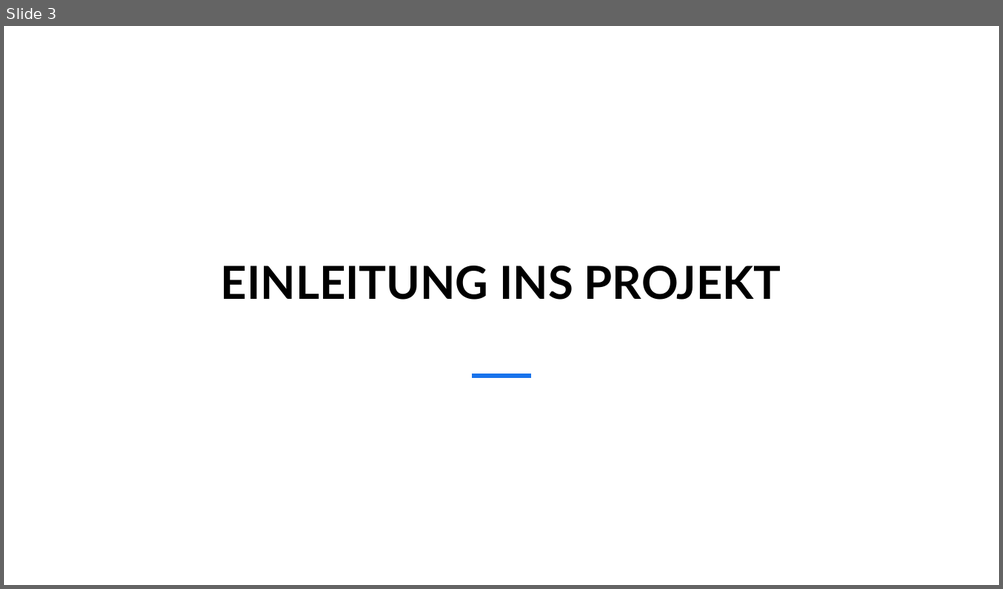
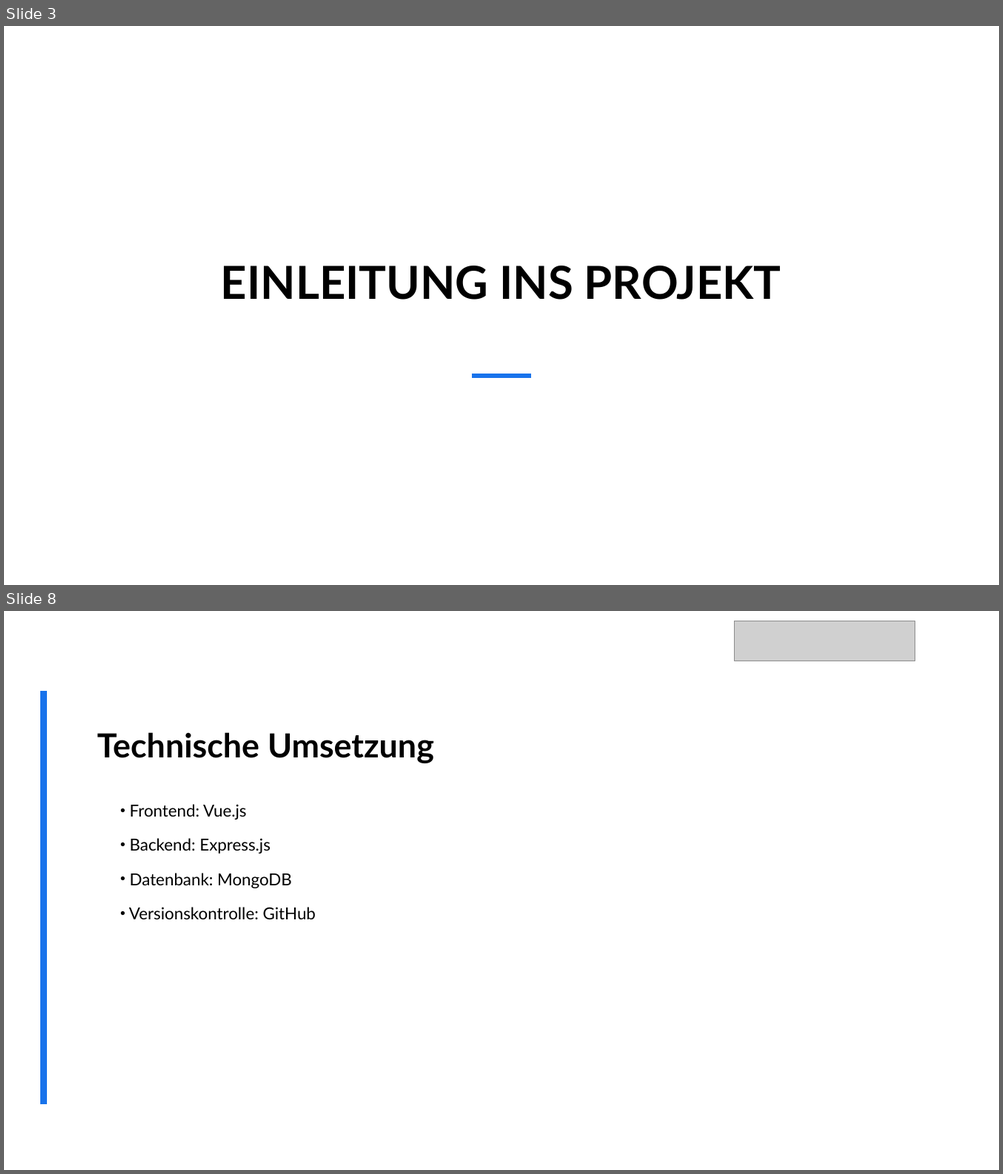
Before and after one commit to MasterLini/HomeSphere, a slide deck: Project-management/999. Abschlusspräsentation/Abschlusspräsentation 25.02.2025 HomeSphere.pptx. Shown one above the other, each under a label of ours: slide 3 before the commit, slides 3 and 8 after it; the slides between them are not shown. The pictures are 1003x589 and 1003x1174 pixels, drawn with LibreOffice and Linux fonts; fonts in the diff are those of the drawing; grey boxes stand for pictures; background and template pictures are left out. Boxes give left, top, right and bottom in pixels: in the first picture for what was removed or moved away, otherwise in the second. Text is boxed around its words. In the diff, an @@ line names an element or a change of style, - is before the commit and + after.

```diff
--- a/Project-management/999. Abschlusspräsentation/Abschlusspräsentation 25.02.2025 HomeSphere.pptx
+++ b/Project-management/999. Abschlusspräsentation/Abschlusspräsentation 25.02.2025 HomeSphere.pptx
@@ slide 8 added at [4, 611, 999, 1170], background picture (left out) @@
@@ picture added at [734, 621, 915, 661] @@
@@ rectangle added at [41, 691, 513, 1105], fill #FFFFFF @@
@@ line added from (43, 1105) to (43, 691), #1973EB 6 pt @@
@@ title added at [97, 732, 434, 763], 32 pt, text #000000, bold @@
+Technische Umsetzung
@@ text added at [129, 804, 316, 920], 16 pt, text #000000 @@
+• Frontend: Vue.js
+• Backend: Express.js
+• Datenbank: MongoDB
+• Versionskontrolle: GitHub
```
Also in this commit, not shown: 2 slides changed, 13 other slides added, 1 other file.
